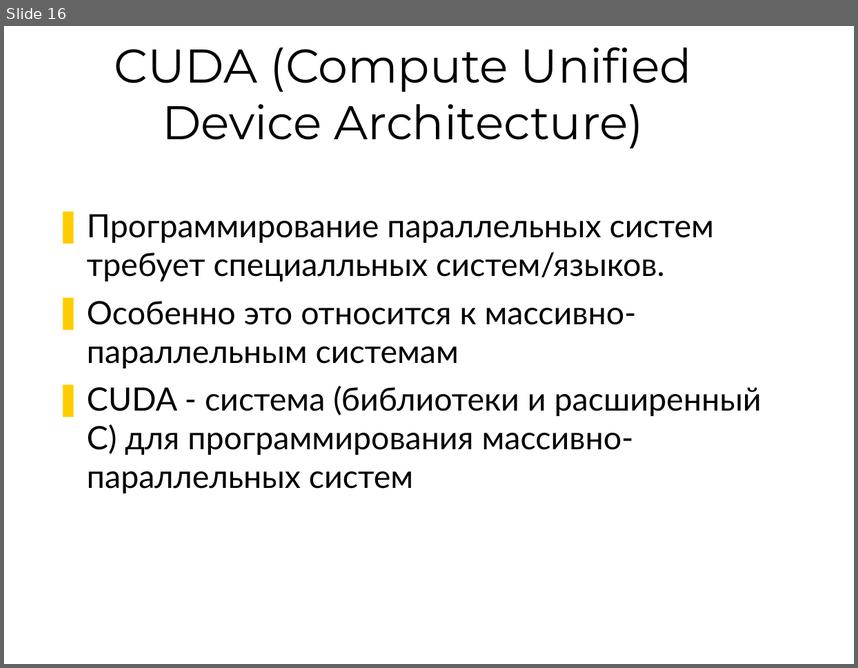
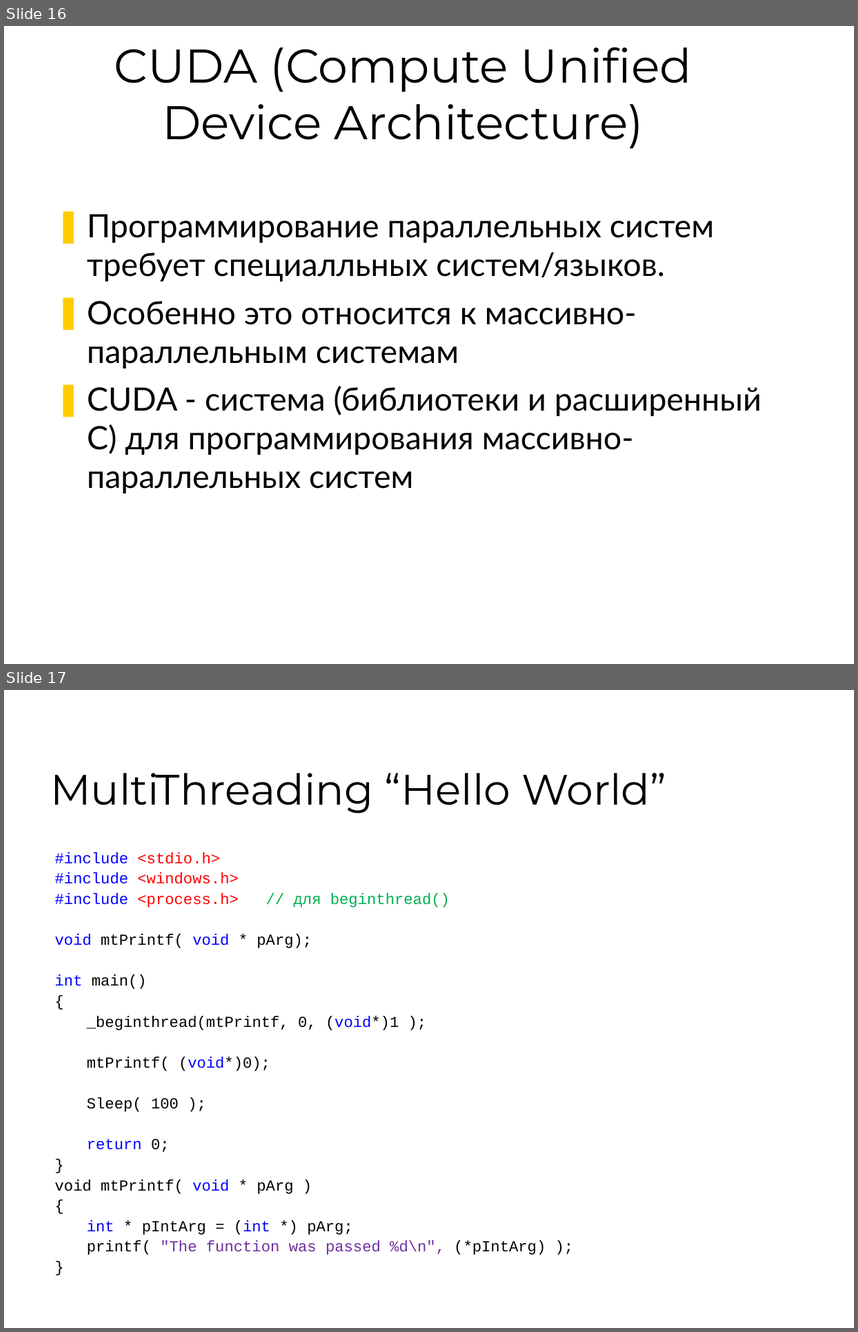
Before and after one commit to 7633/msu-cuda-course, a slide deck: Lectures/L1 24022009/Lection-1.ppt. Shown one above the other, each under a label of ours: slide 16 before the commit, slides 16 and 17 after it. The pictures are 858x668 and 858x1332 pixels, drawn with LibreOffice and Linux fonts; fonts in the diff are those of the drawing; background and template pictures are left out. Boxes give left, top, right and bottom in pixels: in the first picture for what was removed or moved away, otherwise in the second. Text is boxed around its words. In the diff, an @@ line names an element or a change of style, - is before the commit and + after.

Commit message:
[~] edit: added "Hello World" multi threading slides

```diff
--- a/Lectures/L1 24022009/Lection-1.ppt
+++ b/Lectures/L1 24022009/Lection-1.ppt
@@ slide 17 added at bbox=[4, 690, 854, 1328], background #FFFFFF @@
@@ title added at bbox=[50, 773, 667, 814], 36 pt, text #000000 @@
+MultiThreading “Hello World”
@@ text added at bbox=[55, 852, 546, 1254], 13 pt, text #000000 @@
+#include <stdio.h>
+#include <windows.h>
+#include <process.h> // для beginthread()
+void mtPrintf( void * pArg);
+int main()
+{
+_beginthread(mtPrintf, 0, (void*)1 );
+mtPrintf( (void*)0);
+Sleep( 100 );
+return 0;
+}
+void mtPrintf( void * pArg )
+{
+int * pIntArg = (int *) pArg;
+printf( "The function was passed %d\n", (*pIntArg) );
+}
```
Also in this commit, not shown: 5 slides changed, 1 other slide added.
